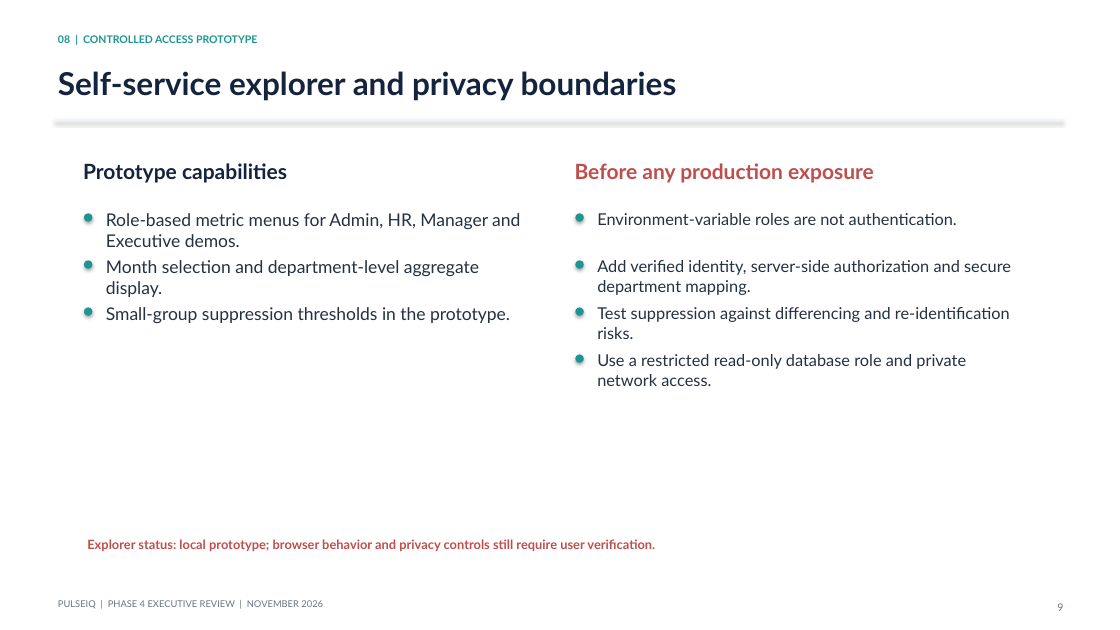
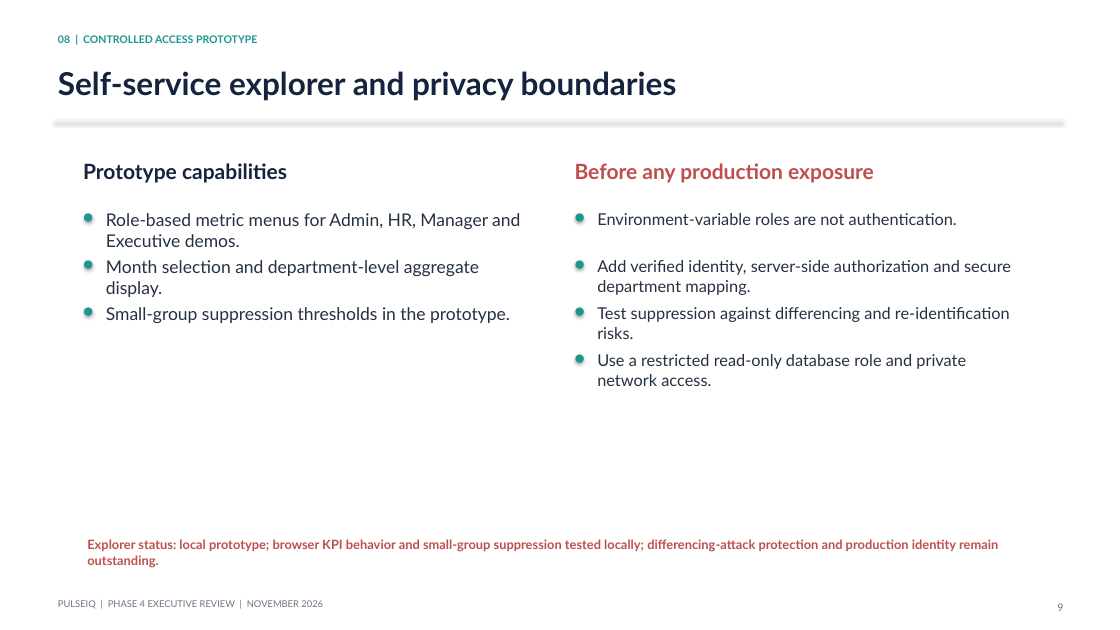
Before and after one commit to ShivamSingh1208/Data-Analytics_project, a slide deck: slide 9 of docs/phase4_evidence/PulseIQ_Phase4_Executive_Review.pptx. Drawn at 1120x630 pixels with LibreOffice and Linux fonts; fonts in the diff are those of the drawing. Boxes give left, top, right and bottom in pixels: in the first picture for what was removed or moved away, otherwise in the second. Text is boxed around its words. In the diff, an @@ line names an element or a change of style, - is before the commit and + after.

```diff
--- a/docs/phase4_evidence/PulseIQ_Phase4_Executive_Review.pptx
+++ b/docs/phase4_evidence/PulseIQ_Phase4_Executive_Review.pptx
@@ text at <box>87,539,998,567</box>: text changed @@
-Explorer status: local prototype; browser behavior and privacy controls still require user verification.
+Explorer status: local prototype; browser KPI behavior and small-group suppression tested locally; differencing-attack protection and production identity remain outstanding.
```
Also in this commit, not shown: 2 other slides changed, 3 other files.
